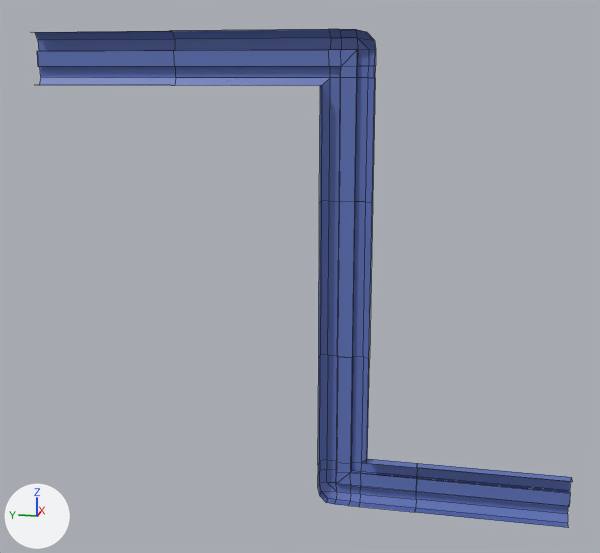
An edit to the FBX model Assets/_Project/Models/Props/LigneTechno/ligne_technologique_A1.fbx, drawn before and after from the same camera.
The view is the same before and after, from a 50 mm camera at (-4.11, -18.5, 3.54) aimed at (1.05, -17.47, 2.25). Every picture has the same lights, and +X, +Y and +Z are marked at lower left. Mesh edges are drawn as thin lines. Where no turn or scale is listed for an object, it has been applied to the vertices.

Objects in the first picture: 'ligne_techno_A1'.
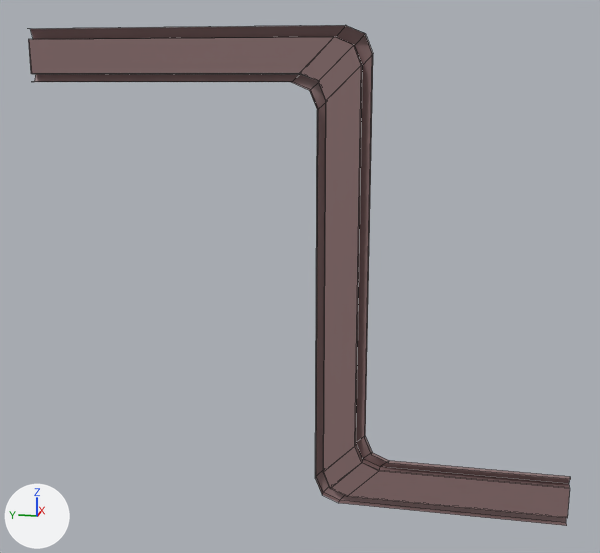
The change in detail:
Material 'ligne_centre' (mat_ligne_centre) is new.
Its base color is (0.5, 0.5, 0.5) (grey #bcbcbc).
Material 'ligne_techno_fer' (mat_ligne_techno_fer) is new.
Its base color is (0.254, 0.158, 0.158) (brown #8a6f6f).
me_mesh is used by ob_ligne_techno_a1; location (1.079, -17.486, 2.228).
me_mesh had 190 vertices, 122 faces and spanned x -0.07..0.03, y -1.78..1.78, z -1.56..1.56.
me_mesh no longer uses material mat_ligne12 (blue #5f74bc).
me_mesh now has 80 vertices, 56 faces and spans x 0.0..0.07, y 0.0..3.55, z 0.0..3.13.
me_mesh part 1: the loose piece of 61 vertices spanning x -0.07..0.03, y -0.78..-0.12, z -1.56..-0.52 is deleted.
me_mesh part 2: the loose piece of 61 vertices spanning x -0.07..0.03, y -0.45..0.84, z 0.52..1.56 is deleted.
me_mesh part 3: the loose piece of 20 vertices spanning x -0.07..0.03, y 0.84..1.78, z 1.23..1.56 is deleted.
me_mesh part 4: the loose piece of 20 vertices spanning x -0.07..0.03, y -1.78..-0.78, z -1.56..-1.23 is deleted.
me_mesh part 5: the loose piece of 20 vertices spanning x -0.07..0.03, y -0.45..-0.12, z -0.52..0.52 is deleted.
Part 6, on me_mesh:
8 vertices are removed from x 0.01, y -1.78..1.78, z -1.45..1.45.
3 faces are deleted.
54 vertices are added at x 0.0..0.04, y 0.0..3.55, z 0.0..3.13.
16 new vertices lie (0.07, 0.0, 0.0) away from vertices in x 0.0, y 0.0..3.55, z 0.05..3.06.
10 new vertices lie (0.04, 0.0, 0.0) away from vertices in x 0.0, y 0.0..3.55, z 0.0..3.13.
7 new faces join them, mat_ligne_centre (grey #bcbcbc).
49 new faces join them, mat_ligne_techno_fer (brown #8a6f6f).
me_mesh now uses material mat_ligne_centre (grey #bcbcbc).
me_mesh now uses material mat_ligne_techno_fer (brown #8a6f6f).
Object 'ligne_techno_A1' (ob_ligne_techno_a1) moves from (1.079, -17.486, 2.228) to (0.999, -19.246, 0.687).

What differs and where, as boxes (x1, y1, x2, y2) in the pictures (600 x 553 px):
'ligne_techno_A1', reshaped, moved: before (32, 29, 573, 528); after (28, 25, 571, 526)
part 1 of me_mesh, deleted (blue): before (318, 355, 417, 512)
part 2 of me_mesh, deleted (blue): before (173, 29, 376, 203)
part 3 of me_mesh, deleted (blue): before (32, 31, 176, 85)
part 4 of me_mesh, deleted (blue): before (415, 463, 573, 528)
part 5 of me_mesh, deleted (blue): before (319, 201, 373, 361)
part 6 of me_mesh, built on: before (301, 66, 357, 353); after (28, 25, 571, 526)
